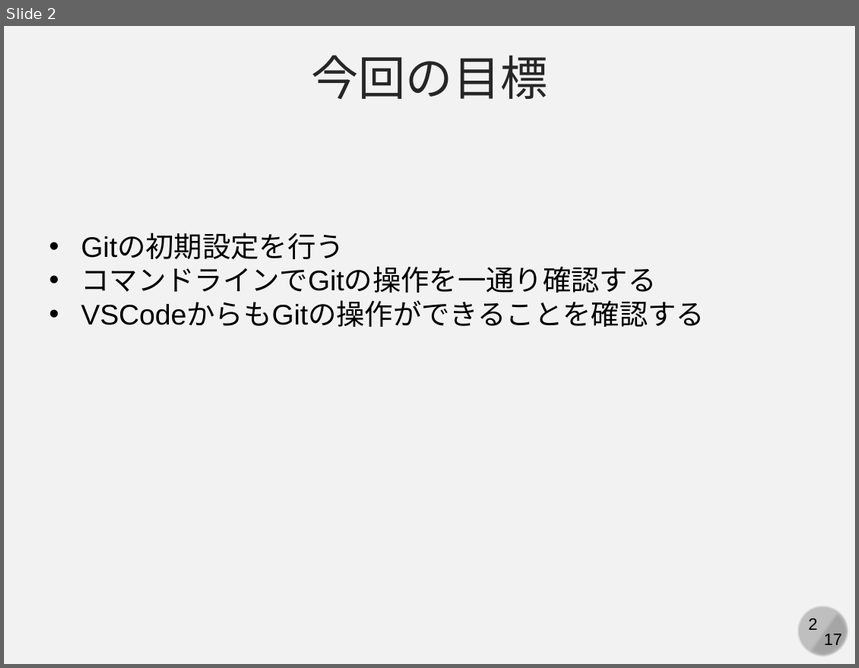
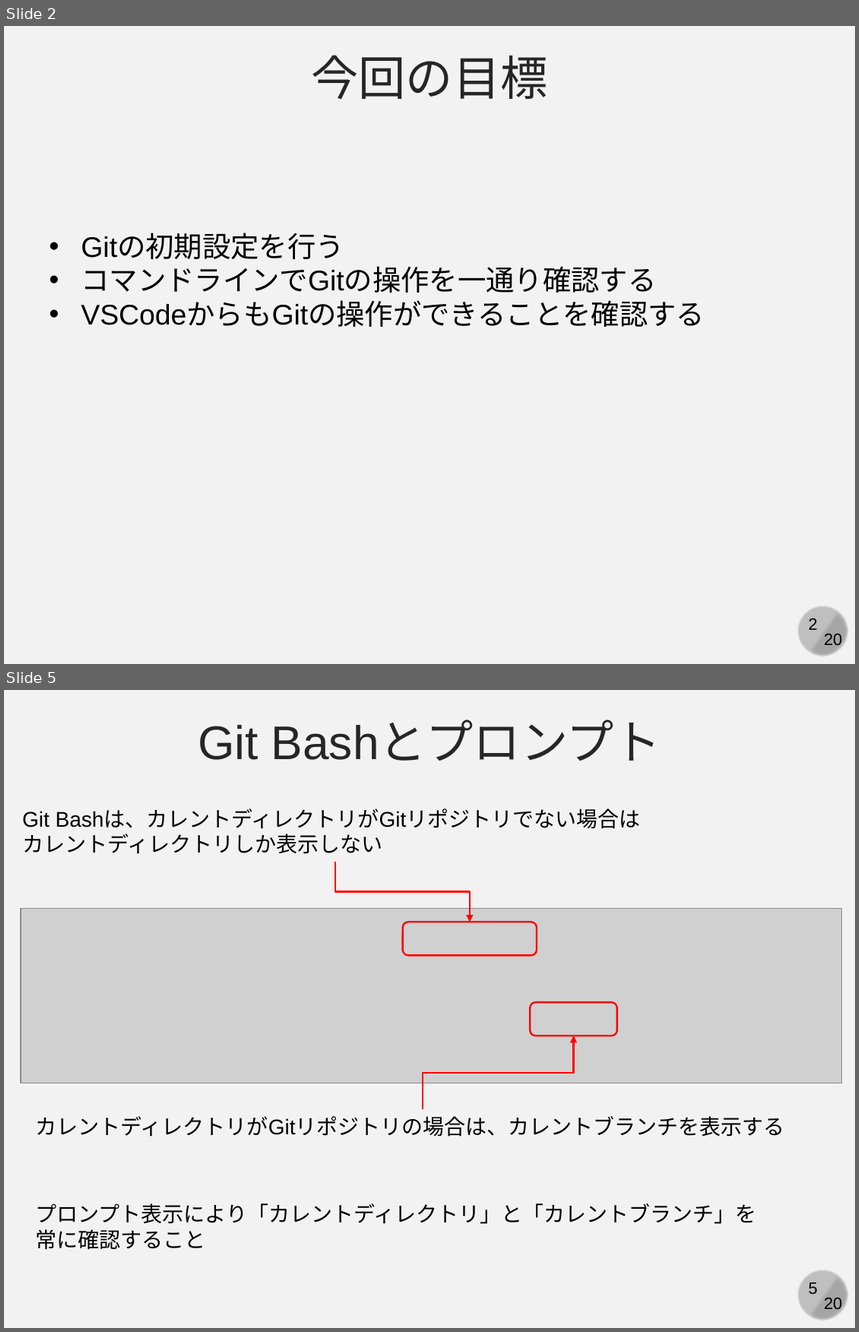
Before and after one commit to kaityo256/github, a slide deck: practice_basic/fig/slide.pptx. Shown one above the other, each under a label of ours: slide 2 before the commit, slides 2 and 5 after it; the slides between them are not shown. The pictures are 859x668 and 859x1332 pixels, drawn with LibreOffice and Linux fonts; fonts in the diff are those of the drawing; grey boxes stand for pictures. Boxes give left, top, right and bottom in pixels: in the first picture for what was removed or moved away, otherwise in the second. Text is boxed around its words. In the diff, an @@ line names an element or a change of style, - is before the commit and + after.

```diff
--- a/practice_basic/fig/slide.pptx
+++ b/practice_basic/fig/slide.pptx
@@ slide 5 added at box(4, 690, 855, 1328), background #F2F2F2; not listed: 4 template elements that a slide beside it also shows @@
@@ text added at box(198, 721, 661, 761), 40 pt, text #262626 @@
+Git Bashとプロンプト
@@ text added at box(22, 810, 641, 854), 18 pt, text #000000 @@
+Git Bashは、カレントディレクトリがGitリポジトリでない場合は
+カレントディレクトリしか表示しない
@@ elbow arrow added from (335, 862) to (470, 923), #FF0000 1.5 pt @@
@@ picture added at box(21, 909, 842, 1083) @@
@@ rounded rectangle added at box(403, 923, 537, 955), outline #FF0000 1.5 pt @@
@@ rounded rectangle added at box(530, 1002, 617, 1036), outline #FF0000 1.5 pt @@
@@ elbow arrow added from (423, 1110) to (573, 1036), #FF0000 1.5 pt @@
@@ text added at box(36, 1116, 785, 1137), 18 pt, text #000000 @@
+カレントディレクトリがGitリポジトリの場合は、カレントブランチを表示する
@@ text added at box(36, 1204, 757, 1250), 18 pt, text #000000 @@
+プロンプト表示により「カレントディレクトリ」と「カレントブランチ」を
+常に確認すること
@@ slide 2 changed as well @@
@@ text at box(824, 634, 842, 649): text changed @@
-17
+20
```
Also in this commit, not shown: 16 other slides changed, 2 other slides added.
